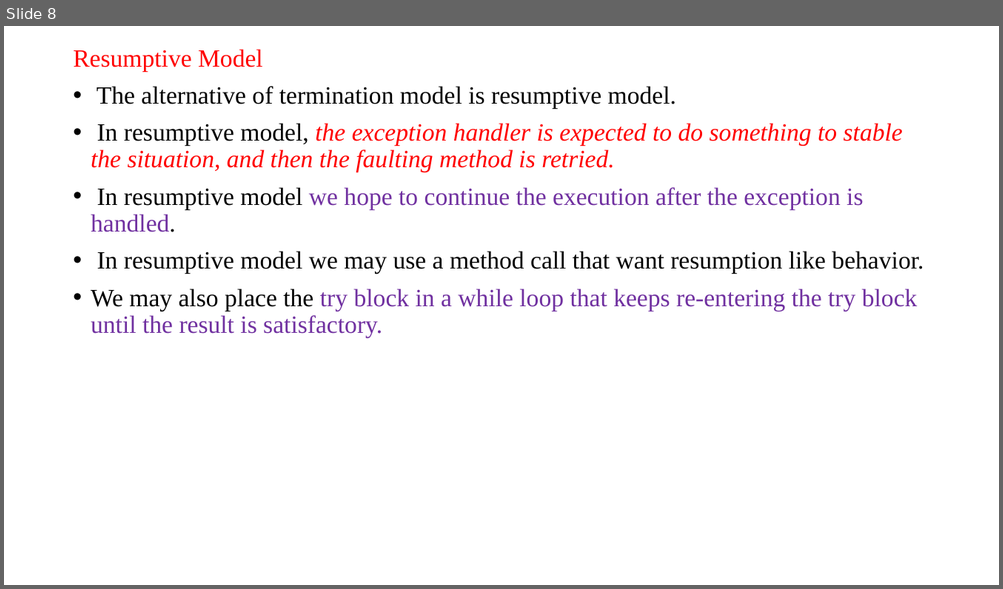
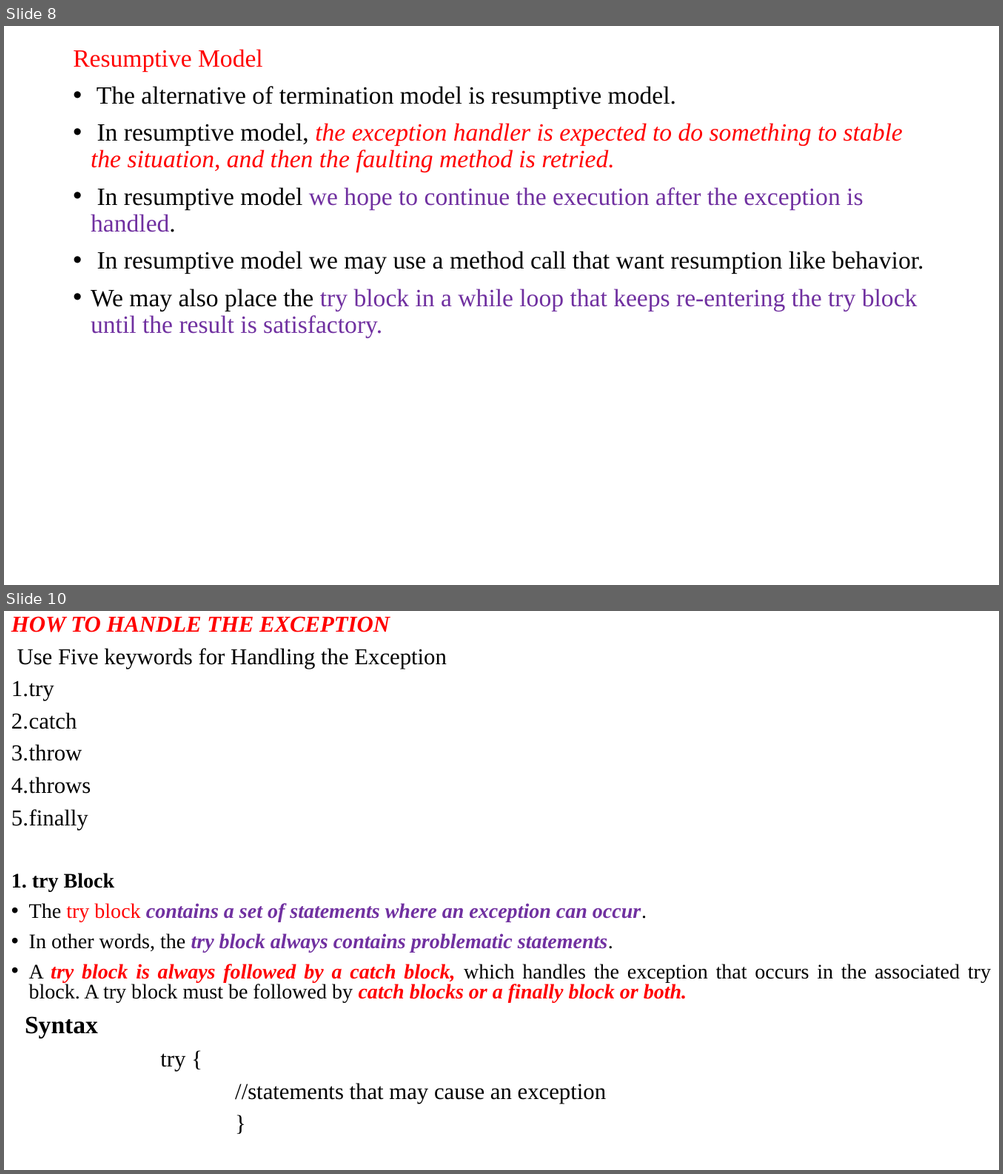
Before and after one commit to anvesh1987/Java-Programs-CSE-G, a slide deck: UNIT–III.ppt. Shown one above the other, each under a label of ours: slide 8 before the commit, slides 8 and 10 after it; the slides between them are not shown. The pictures are 1003x589 and 1003x1174 pixels, drawn with LibreOffice and Linux fonts; fonts in the diff are those of the drawing. Boxes give left, top, right and bottom in pixels: in the first picture for what was removed or moved away, otherwise in the second. Text is boxed around its words. In the diff, an @@ line names an element or a change of style, - is before the commit and + after.

```diff
--- a/UNIT–III.ppt
+++ b/UNIT–III.ppt
@@ slide 10 added at <box>4,611,999,1170</box>, background #FFFFFF @@
@@ text added at <box>11,616,990,1104</box>, 20 pt, text #000000 @@
+HOW TO HANDLE THE EXCEPTION
+Use Five keywords for Handling the Exception
+1. try
+2. catch
+3. throw
+4. throws
+5. finally
+1. try Block
+• The try block contains a set of statements where an exception can occur.
+• In other words, the try block always contains problematic statements.
+• A try block is always followed by a catch block, which handles the exception that occurs in the associated try block. A try block must be followed by catch blocks or a finally block or both.
+Syntax
+try {
+//statements that may cause an exception
+}
```
Also in this commit, not shown: 7 other slides added.
